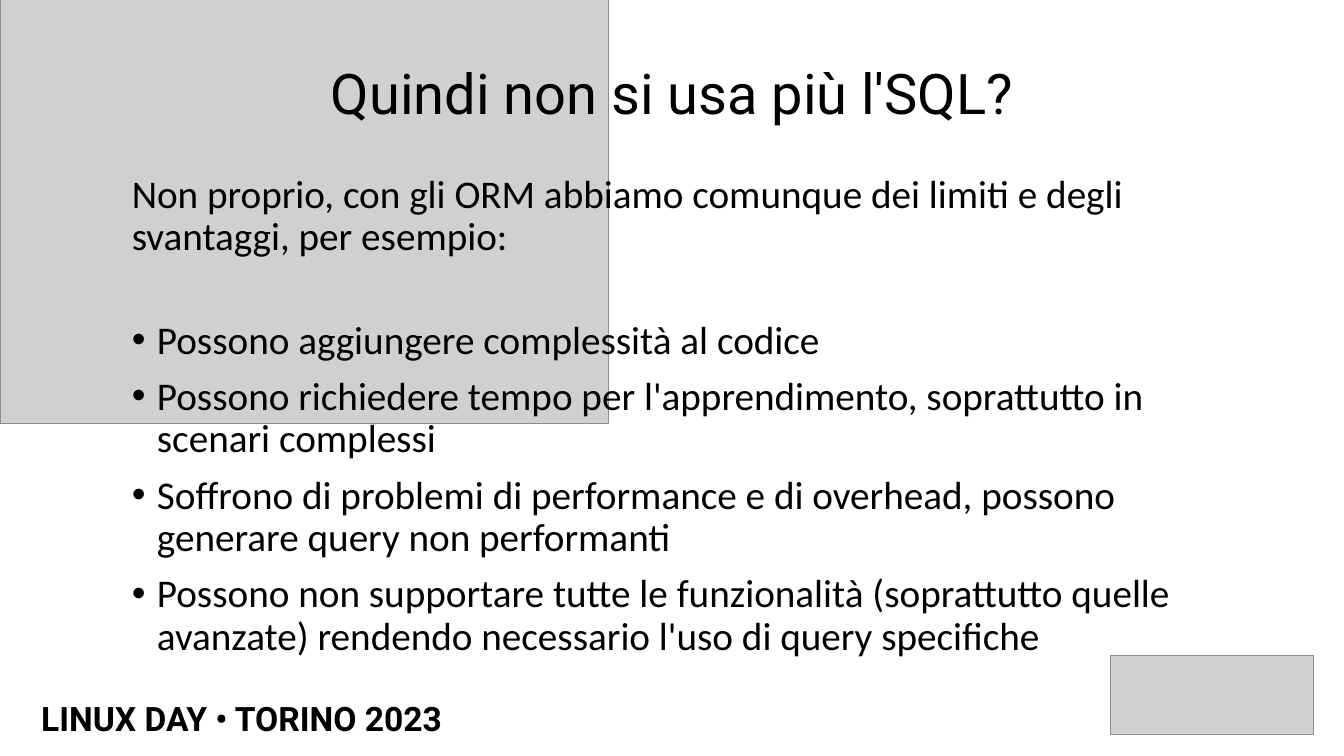
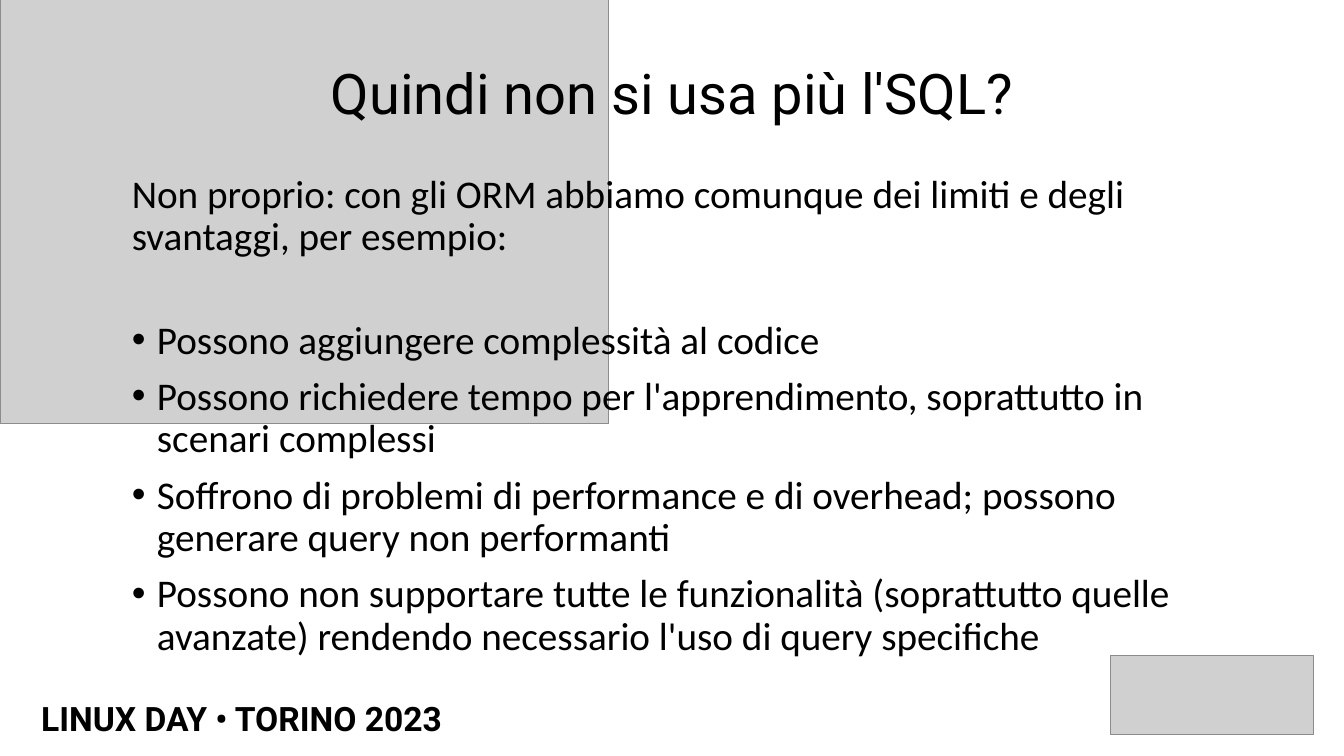
Before and after one commit to volcanicminds/linuxday-torino-2023, a slide deck: slide 15 of LINUX DAY - TORINO 2023 - Postgres Primi passi tramite ORM.pptx. Drawn at 1344x756 pixels with LibreOffice and Linux fonts; fonts in the diff are those of the drawing; grey boxes stand for pictures. Boxes give left, top, right and bottom in pixels: in the first picture for what was removed or moved away, otherwise in the second. Text is boxed around its words. In the diff, an @@ line names an element or a change of style, - is before the commit and + after.

```diff
--- a/LINUX DAY - TORINO 2023 - Postgres Primi passi tramite ORM.pptx
+++ b/LINUX DAY - TORINO 2023 - Postgres Primi passi tramite ORM.pptx
@@ text at bbox=[132, 175, 1124, 257]: text changed @@
-Non proprio, con gli ORM abbiamo comunque dei limiti e degli svantaggi, per esempio:
+Non proprio: con gli ORM abbiamo comunque dei limiti e degli svantaggi, per esempio:
@@ text at bbox=[157, 481, 1116, 558]: text changed @@
-• Soffrono di problemi di performance e di overhead, possono generare query non performanti
+• Soffrono di problemi di performance e di overhead; possono generare query non performanti
```
Also in this commit, not shown: 9 other slides changed, 1 slide added, 2 other files.
